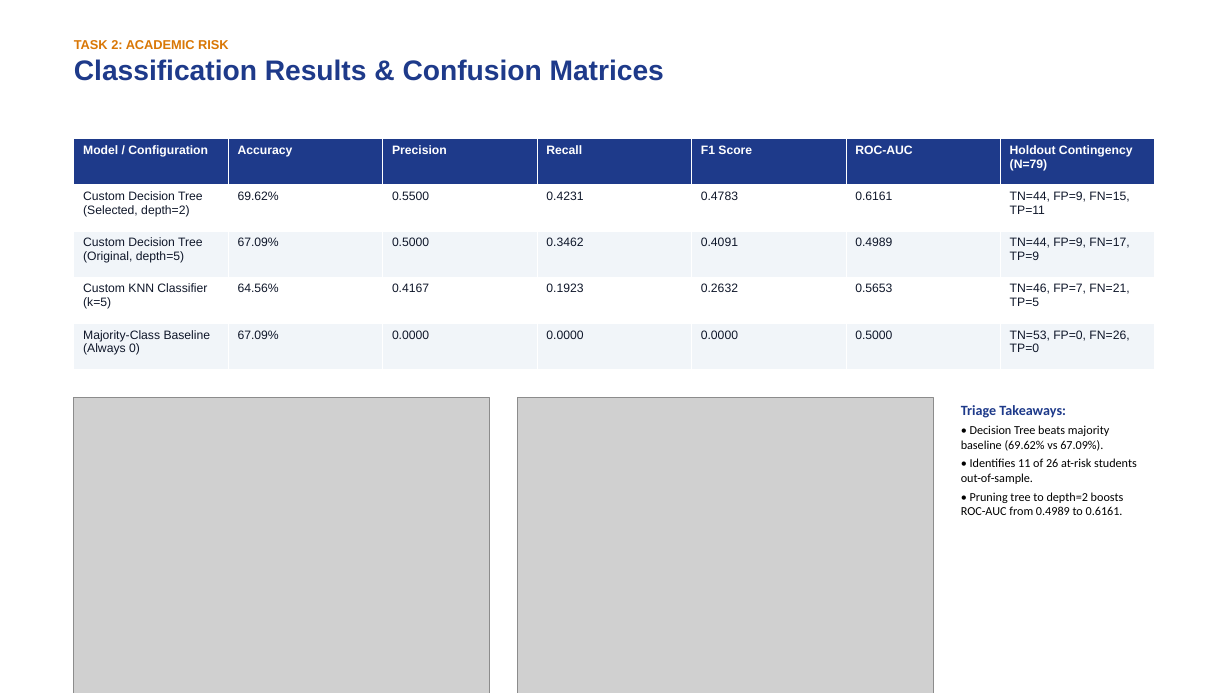
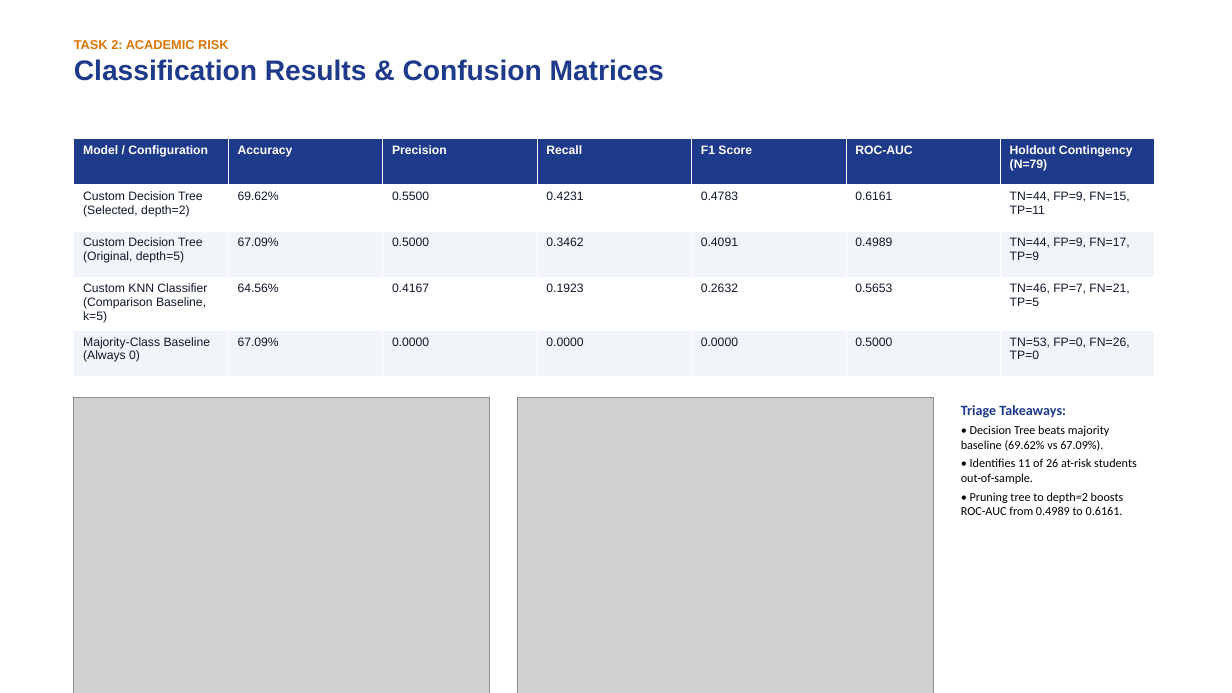
Before and after one commit to Jenish045/EduPredict, a slide deck: slide 11 of deliverables/EduPredict_Final_Project_Presentation.pptx. Drawn at 1232x693 pixels with LibreOffice and Linux fonts; fonts in the diff are those of the drawing; grey boxes stand for pictures. Boxes give left, top, right and bottom in pixels: in the first picture for what was removed or moved away, otherwise in the second. Text is boxed around its words. In the diff, an @@ line names an element or a change of style, - is before the commit and + after.

```diff
--- a/deliverables/EduPredict_Final_Project_Presentation.pptx
+++ b/deliverables/EduPredict_Final_Project_Presentation.pptx
@@ table at box(74, 139, 1154, 370) @@
-row 4, column 1: Custom KNN Classifier (k=5)
+row 4, column 1: Custom KNN Classifier (Comparison Baseline, k=5)
```
Also in this commit, not shown: 3 other slides changed, 17 other files.
